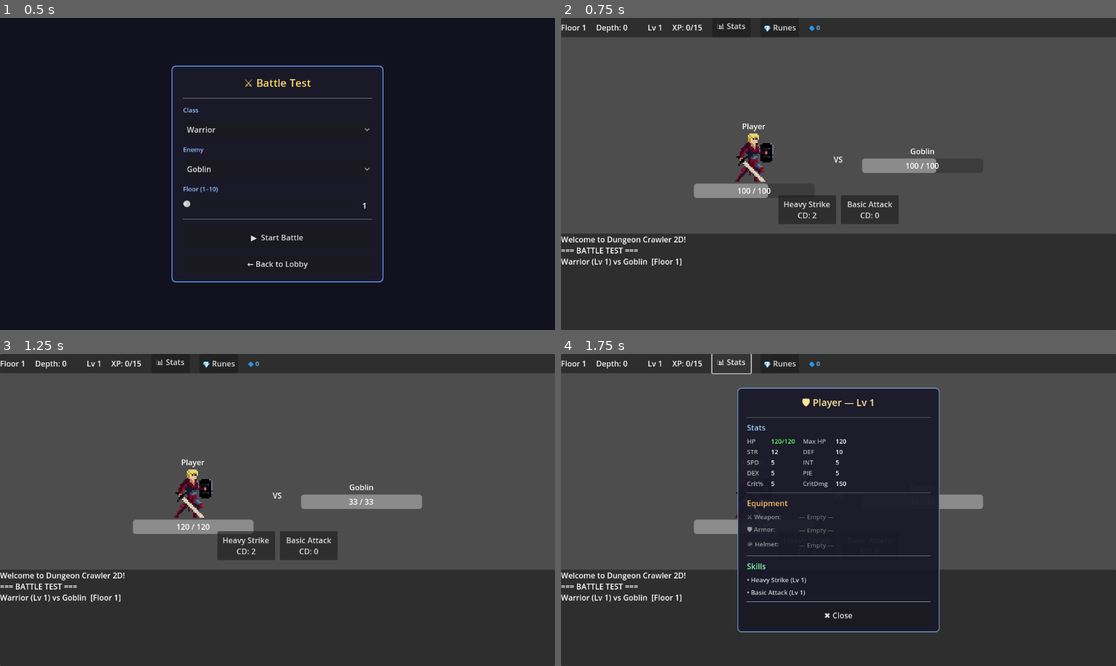
Above: before the commit, frames 1-4 (two rows, left to right).
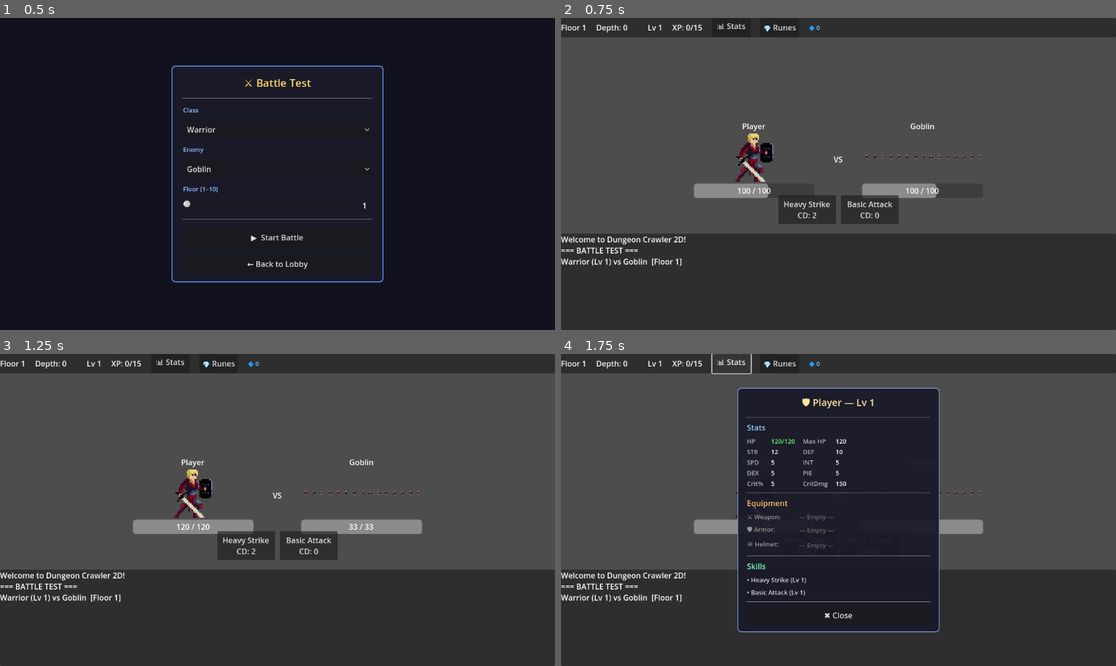
Above: after the commit, the same moments.

Repository: EmilianoRojas/dungeoncrawler2d
Game: Godot game, scene res://test/battle_test.tscn
Two runs of this game, one before a commit and one after it. Both use one fixed random seed, a clock stepped at 60 frames per second and the inputs below. This scene is started directly instead of the project's main scene.
Inputs:
- Up to frame 1 (0.5 s): no input
- Up to frame 2 (0.75 s): click "▶ Start Battle" at 0.5 s
- Up to frame 3 (1.25 s): no input
- Up to frame 4 (1.75 s): click "📊 Stats" at 1.25 s

Frame 1 is identical in both runs. In frame 2, 1.4% of the frame differs, in the area x 54-76%, y 33-58%; in frame 3, 2.2%, in the area x 54-77%, y 33-58%; in frame 4, 0.7%.

Commit message:
feat: assign placeholder sprites to all enemies

Diff:
--- a/data/enemies/bat.tres
+++ b/data/enemies/bat.tres
@@ -1,10 +1,13 @@
-[gd_resource type="Resource" script_class="EnemyTemplate" load_steps=3 format=3]
+[gd_resource type="Resource" script_class="EnemyTemplate" load_steps=4 format=3]
 
 [ext_resource type="Script" path="res://core/data/enemy_template.gd" id="1_script"]
 [ext_resource type="Resource" path="res://data/skills/bite.tres" id="2_skill1"]
 
+[ext_resource type="Texture2D" path="res://data/Knight.png" id="sprite_tex"]
+
 [resource]
 script = ExtResource("1_script")
+sprite = ExtResource("sprite_tex")
 enemy_name = "Bat"
 tier = 0
 base_stats = {
--- a/data/enemies/dark_knight.tres
+++ b/data/enemies/dark_knight.tres
@@ -1,11 +1,14 @@
-[gd_resource type="Resource" script_class="EnemyTemplate" load_steps=4 format=3]
+[gd_resource type="Resource" script_class="EnemyTemplate" load_steps=5 format=3]
 
 [ext_resource type="Script" path="res://core/data/enemy_template.gd" id="1_script"]
 [ext_resource type="Resource" path="res://data/skills/heavy_strike.tres" id="2_skill1"]
 [ext_resource type="Resource" path="res://data/skills/defensive_stance.tres" id="3_skill2"]
 
+[ext_resource type="Texture2D" path="res://data/Knight.png" id="sprite_tex"]
+
 [resource]
 script = ExtResource("1_script")
+sprite = ExtResource("sprite_tex")
 enemy_name = "Dark Knight"
 tier = 1
 base_stats = {
--- a/data/enemies/demon_lord.tres
+++ b/data/enemies/demon_lord.tres
@@ -1,11 +1,14 @@
-[gd_resource type="Resource" script_class="EnemyTemplate" load_steps=4 format=3]
+[gd_resource type="Resource" script_class="EnemyTemplate" load_steps=5 format=3]
 
 [ext_resource type="Script" path="res://core/data/enemy_template.gd" id="1_script"]
 [ext_resource type="Resource" path="res://data/skills/heavy_strike.tres" id="2_skill1"]
 [ext_resource type="Resource" path="res://data/skills/enrage.tres" id="3_skill2"]
 
+[ext_resource type="Texture2D" path="res://data/Knight.png" id="sprite_tex"]
+
 [resource]
 script = ExtResource("1_script")
+sprite = ExtResource("sprite_tex")
 enemy_name = "Demon Lord"
 tier = 2
 base_stats = {
--- a/data/enemies/dragon.tres
+++ b/data/enemies/dragon.tres
@@ -1,11 +1,14 @@
-[gd_resource type="Resource" script_class="EnemyTemplate" load_steps=4 format=3]
+[gd_resource type="Resource" script_class="EnemyTemplate" load_steps=5 format=3]
 
 [ext_resource type="Script" path="res://core/data/enemy_template.gd" id="1_script"]
 [ext_resource type="Resource" path="res://data/skills/bite.tres" id="2_skill1"]
 [ext_resource type="Resource" path="res://data/skills/enrage.tres" id="3_skill2"]
 
+[ext_resource type="Texture2D" path="res://data/Knight.png" id="sprite_tex"]
+
 [resource]
 script = ExtResource("1_script")
+sprite = ExtResource("sprite_tex")
 enemy_name = "Dragon"
 tier = 2
 base_stats = {
--- a/data/enemies/goblin.tres
+++ b/data/enemies/goblin.tres
@@ -1,10 +1,13 @@
-[gd_resource type="Resource" script_class="EnemyTemplate" load_steps=3 format=3]
+[gd_resource type="Resource" script_class="EnemyTemplate" load_steps=4 format=3]
 
 [ext_resource type="Script" path="res://core/data/enemy_template.gd" id="1_script"]
 [ext_resource type="Resource" path="res://data/skills/bite.tres" id="2_skill1"]
 
+[ext_resource type="Texture2D" path="res://data/Knight.png" id="sprite_tex"]
+
 [resource]
 script = ExtResource("1_script")
+sprite = ExtResource("sprite_tex")
 enemy_name = "Goblin"
 tier = 0
 base_stats = {
--- a/data/enemies/skeleton.tres
+++ b/data/enemies/skeleton.tres
@@ -1,10 +1,13 @@
-[gd_resource type="Resource" script_class="EnemyTemplate" load_steps=3 format=3]
+[gd_resource type="Resource" script_class="EnemyTemplate" load_steps=4 format=3]
 
 [ext_resource type="Script" path="res://core/data/enemy_template.gd" id="1_script"]
 [ext_resource type="Resource" path="res://data/skills/basic_attack.tres" id="2_skill1"]
 
+[ext_resource type="Texture2D" path="res://data/Knight.png" id="sprite_tex"]
+
 [resource]
 script = ExtResource("1_script")
+sprite = ExtResource("sprite_tex")
 enemy_name = "Skeleton"
 tier = 0
 base_stats = {
--- a/data/enemies/slime.tres
+++ b/data/enemies/slime.tres
@@ -1,10 +1,13 @@
-[gd_resource type="Resource" script_class="EnemyTemplate" load_steps=3 format=3]
+[gd_resource type="Resource" script_class="EnemyTemplate" load_steps=4 format=3]
 
 [ext_resource type="Script" path="res://core/data/enemy_template.gd" id="1_script"]
 [ext_resource type="Resource" path="res://data/skills/bite.tres" id="2_skill1"]
 
+[ext_resource type="Texture2D" path="res://data/Knight.png" id="sprite_tex"]
+
 [resource]
 script = ExtResource("1_script")
+sprite = ExtResource("sprite_tex")
 enemy_name = "Slime"
 tier = 0
 base_stats = {
--- a/data/enemies/wraith.tres
+++ b/data/enemies/wraith.tres
@@ -1,11 +1,14 @@
-[gd_resource type="Resource" script_class="EnemyTemplate" load_steps=4 format=3]
+[gd_resource type="Resource" script_class="EnemyTemplate" load_steps=5 format=3]
 
 [ext_resource type="Script" path="res://core/data/enemy_template.gd" id="1_script"]
 [ext_resource type="Resource" path="res://data/skills/enrage.tres" id="2_skill1"]
 [ext_resource type="Resource" path="res://data/skills/basic_attack.tres" id="3_skill2"]
 
+[ext_resource type="Texture2D" path="res://data/Knight.png" id="sprite_tex"]
+
 [resource]
 script = ExtResource("1_script")
+sprite = ExtResource("sprite_tex")
 enemy_name = "Wraith"
 tier = 1
 base_stats = {
